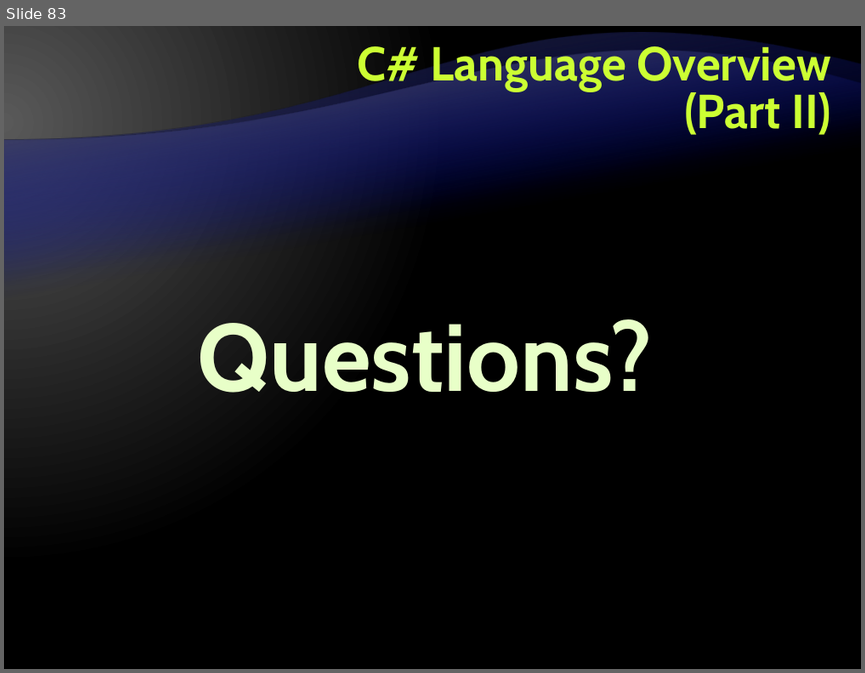
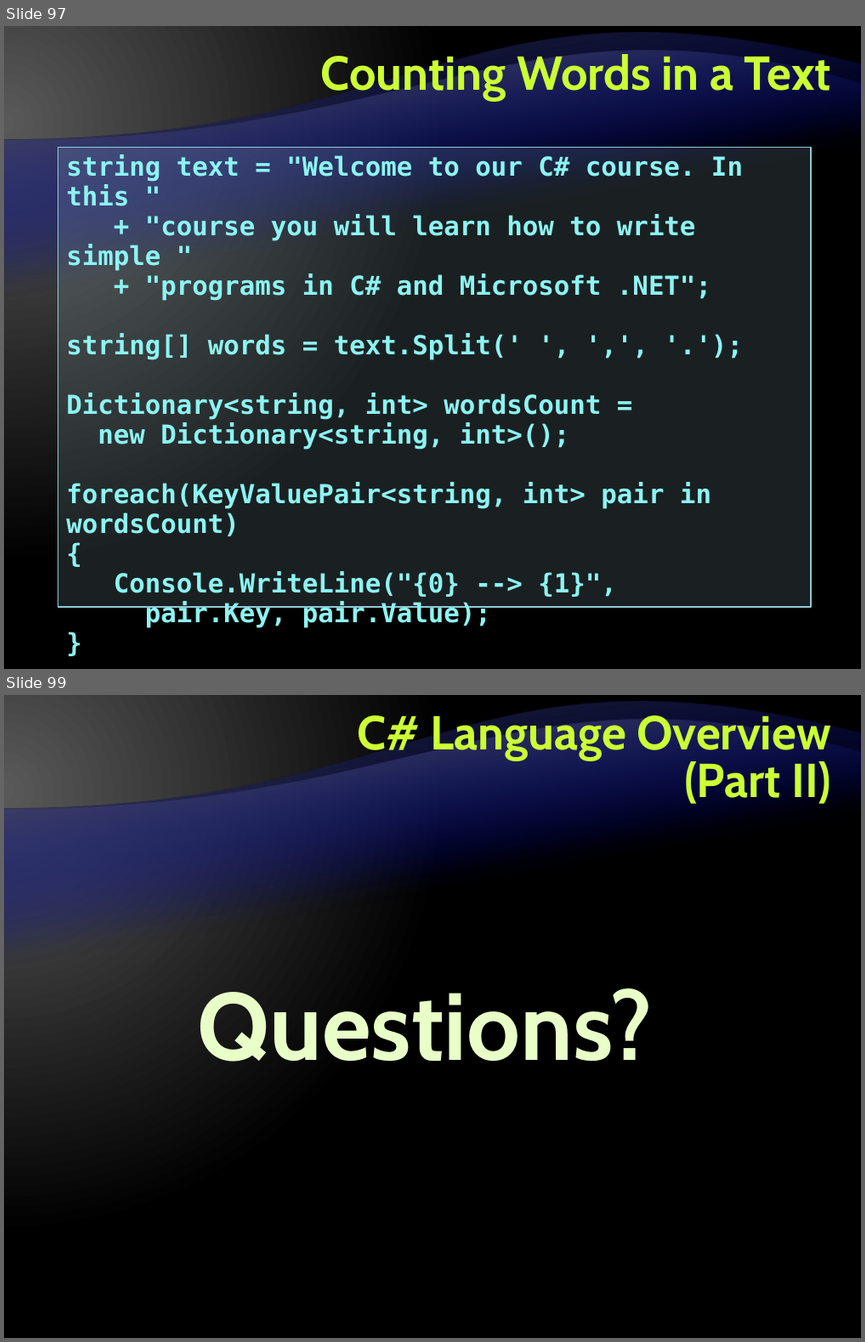
Before and after one commit to Graveheart/aspnetcourse, a slide deck: lectures/3. C# Language Overview - Part II.pptx. Shown one above the other, each under a label of ours: slide 83 before the commit, slides 97 and 99 after it; the slides between them are not shown. The pictures are 865x673 and 865x1342 pixels, drawn with LibreOffice and Linux fonts; fonts in the diff are those of the drawing; background and template pictures are left out. Boxes give left, top, right and bottom in pixels: in the first picture for what was removed or moved away, otherwise in the second. Text is boxed around its words. In the diff, an @@ line names an element or a change of style, - is before the commit and + after.

```diff
--- a/lectures/3. C# Language Overview - Part II.pptx
+++ b/lectures/3. C# Language Overview - Part II.pptx
@@ slide 97 added at [4,26,861,669], background gradient #595959 to #000000; not listed: 2 template elements that a slide beside it also shows @@
@@ title added at [321,50,831,101], 40 pt, text #CCFF33, bold @@
+Counting Words in a Text
@@ rectangle added at [58,148,812,607], fill #B5DBE5 at 15% opacity, outline #90CAD7 1 pt, 22 pt, text #8CF4F2, bold @@
+string text = "Welcome to our C# course. In this "
++ "course you will learn how to write simple "
++ "programs in C# and Microsoft .NET";
+string[] words = text.Split(' ', ',', '.');
+Dictionary<string, int> wordsCount =
+new Dictionary<string, int>();
+foreach(KeyValuePair<string, int> pair in wordsCount)
+{
+Console.WriteLine("{0} --> {1}",
+pair.Key, pair.Value);
+}
@@ what was slide 83 is now slide 99 @@
```
Also in this commit, not shown: 15 other slides added.
